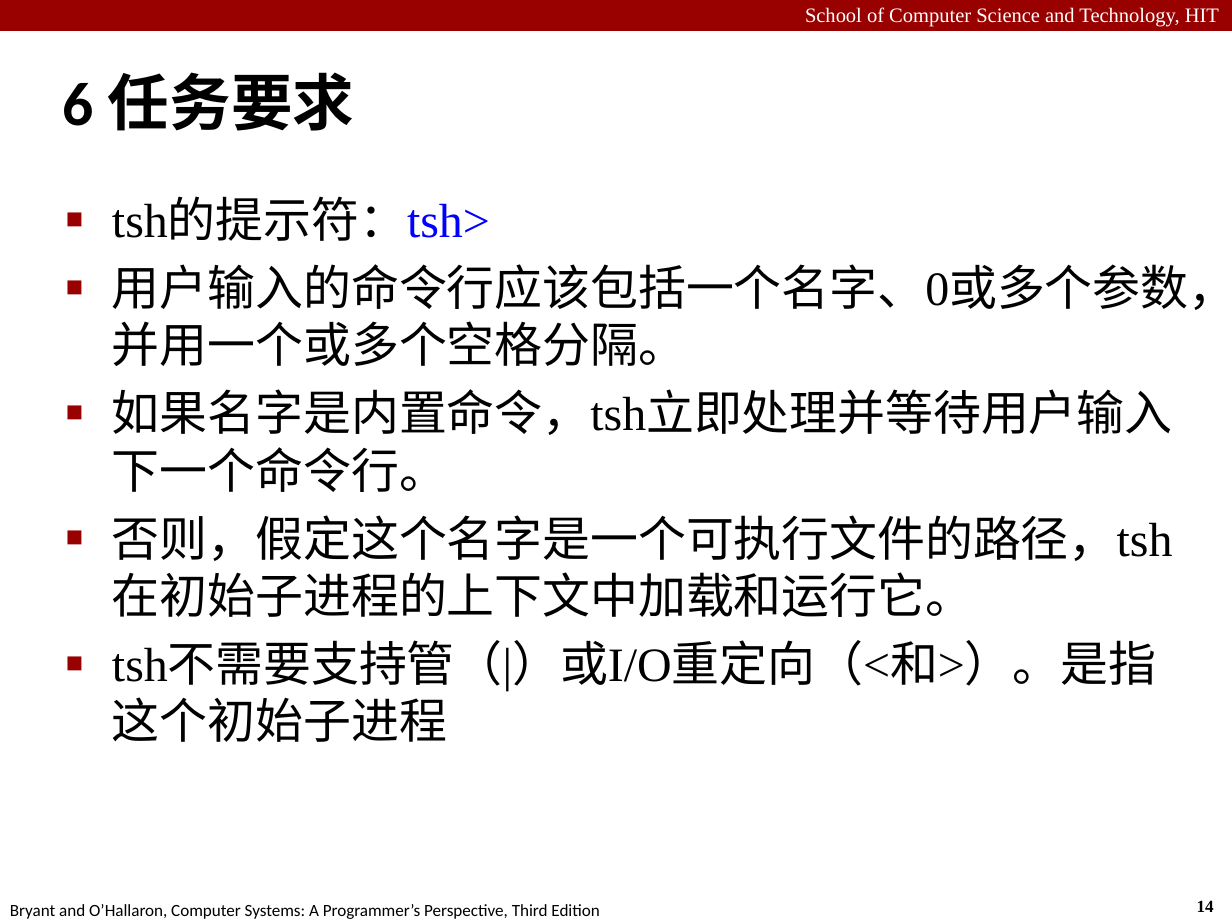
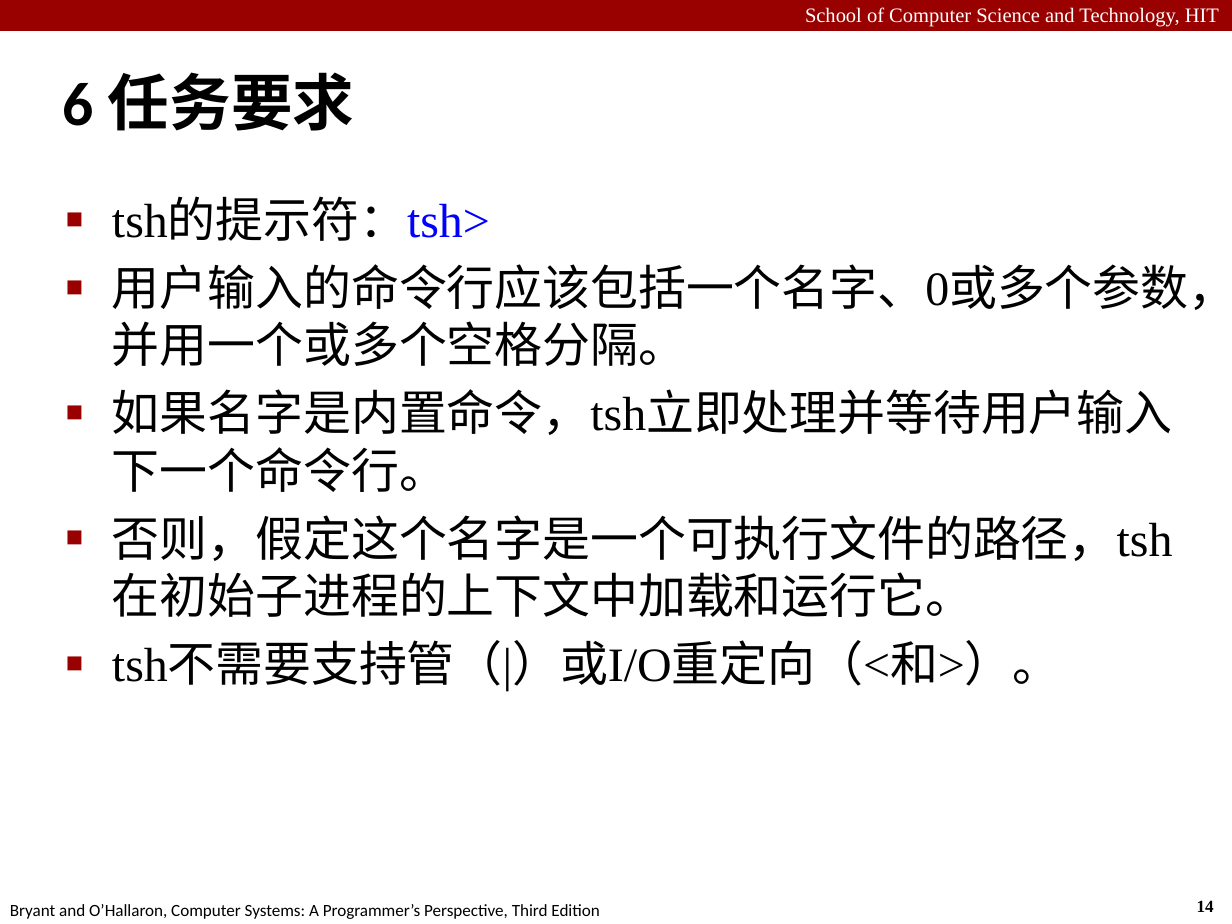
Before and after one commit to cuttingedge191/HITCS-ICS_CSAPP, a slide deck: slide 14 of HIT_Labs/Lab7/Lab7-2021.pptx. Drawn at 1232x924 pixels with LibreOffice and Linux fonts; fonts in the diff are those of the drawing. Boxes give left, top, right and bottom in pixels: in the first picture for what was removed or moved away, otherwise in the second. Text is boxed around its words. In the diff, an @@ line names an element or a change of style, - is before the commit and + after.

```diff
--- a/HIT_Labs/Lab7/Lab7-2021.pptx
+++ b/HIT_Labs/Lab7/Lab7-2021.pptx
@@ text at [112,644,1061,691]: text changed @@
-■ tsh不需要支持管（|）或I/O重定向（<和>）。是指这个初始子进程
+■ tsh不需要支持管（|）或I/O重定向（<和>）。
```
Also in this commit, not shown: 8 other slides changed, 1 slide added, 43 other files.
